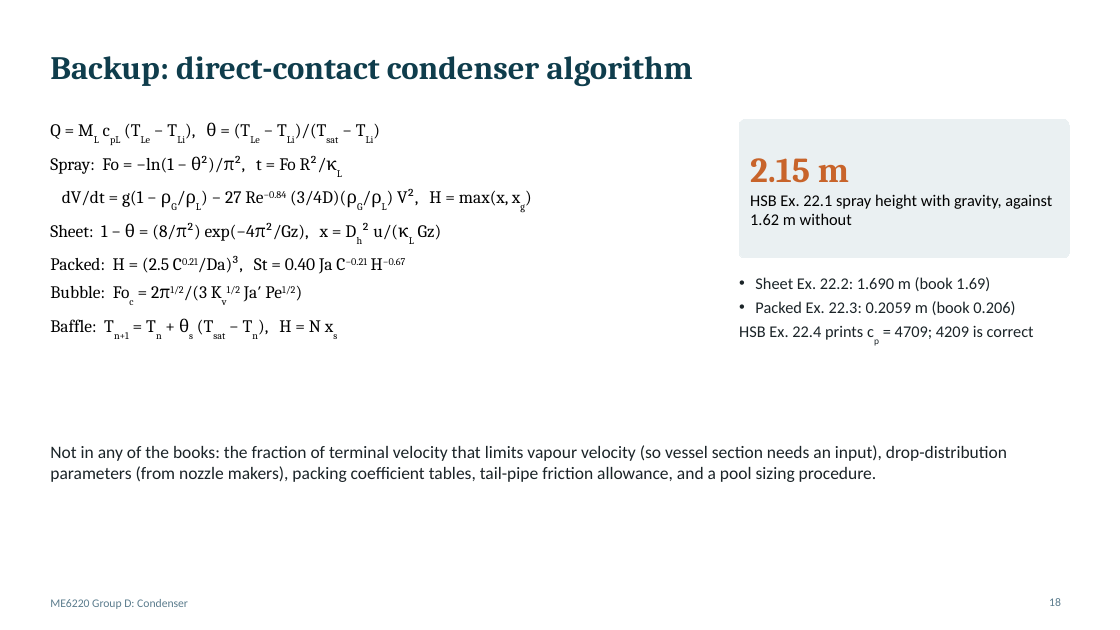
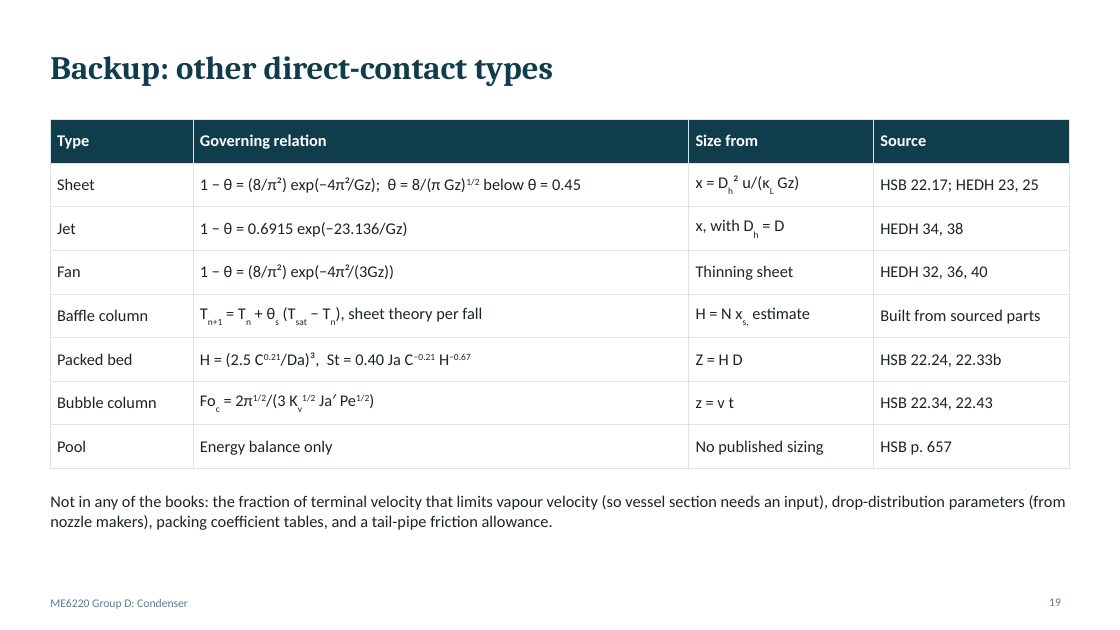
Before and after one commit to Raghav589/condenser-design-app, a slide deck: slide 19 of deliverables/ME6220_Group_D_Condenser.pptx (slide 18 before the commit). Drawn at 1120x630 pixels with LibreOffice and Linux fonts; fonts in the diff are those of the drawing. Boxes give left, top, right and bottom in pixels: in the first picture for what was removed or moved away, otherwise in the second. Text is boxed around its words. In the diff, an @@ line names an element or a change of style, - is before the commit and + after.

```diff
--- a/deliverables/ME6220_Group_D_Condenser.pptx
+++ b/deliverables/ME6220_Group_D_Condenser.pptx
@@ title at (50,56,553,86): text changed @@
-Backup: direct-contact condenser algorithm
+Backup: other direct-contact types
@@ table added at (50,119,1070,459), 8 rows, 4 columns @@
+Type | Governing relation | Size from | Source
+Sheet | 1 − θ = (8/π²) exp(−4π²/Gz); θ = 8/(π Gz)1/2 below θ = 0.45 | x = Dh² u/(κL Gz) | HSB 22.17; HEDH 23, 25
+Jet | 1 − θ = 0.6915 exp(−23.136/Gz) | x, with Dh = D | HEDH 34, 38
+Fan | 1 − θ = (8/π²) exp(−4π²/(3Gz)) | Thinning sheet | HEDH 32, 36, 40
+Baffle column | Tn+1 = Tn + θs (Tsat − Tn), sheet theory per fall | H = N xs, estimate | Built from sourced parts
+Packed bed | H = (2.5 C0.21/Da)³, St = 0.40 Ja C−0.21 H−0.67 | Z = H D | HSB 22.24, 22.33b
+Bubble column | Foc = 2π1/2/(3 Kv1/2 Ja′ Pe1/2) | z = v t | HSB 22.34, 22.43
+Pool | Energy balance only | No published sizing | HSB p. 657
@@ rounded rectangle removed at (739,119,1070,258) @@
-2.15 m
-HSB Ex. 22.1 spray height with gravity, against 1.62 m without
@@ text removed at (50,122,509,339) @@
-Q = ML cpL (TLe − TLi), θ = (TLe − TLi)/(Tsat − TLi)
-Spray: Fo = −ln(1 − θ²)/π², t = Fo R²/κL
-dV/dt = g(1 − ρG/ρL) − 27 Re−0.84 (3/4D)(ρG/ρL) V², H = max(x, xg)
-Sheet: 1 − θ = (8/π²) exp(−4π²/Gz), x = Dh² u/(κL Gz)
-Packed: H = (2.5 C0.21/Da)³, St = 0.40 Ja C−0.21 H−0.67
-Bubble: Foc = 2π1/2/(3 Kv1/2 Ja′ Pe1/2)
-Baffle: Tn+1 = Tn + θs (Tsat − Tn), H = N xs
@@ text removed at (739,277,1034,340) @@
-• Sheet Ex. 22.2: 1.690 m (book 1.69)
-• Packed Ex. 22.3: 0.2059 m (book 0.206)
-• HSB Ex. 22.4 prints cp = 4709; 4209 is correct
@@ text at (50,495,1066,530): text changed; size 15 to 14 pt @@
-Not in any of the books: the fraction of terminal velocity that limits vapour velocity (so vessel section needs an input), drop-distribution parameters (from nozzle makers), packing coefficient tables, tail-pipe friction allowance, and a pool sizing procedure.
+Not in any of the books: the fraction of terminal velocity that limits vapour velocity (so vessel section needs an input), drop-distribution parameters (from nozzle makers), packing coefficient tables, and a tail-pipe friction allowance.
```
Also in this commit, not shown: 11 other slides changed, 8 slides added, 6 slides removed.
